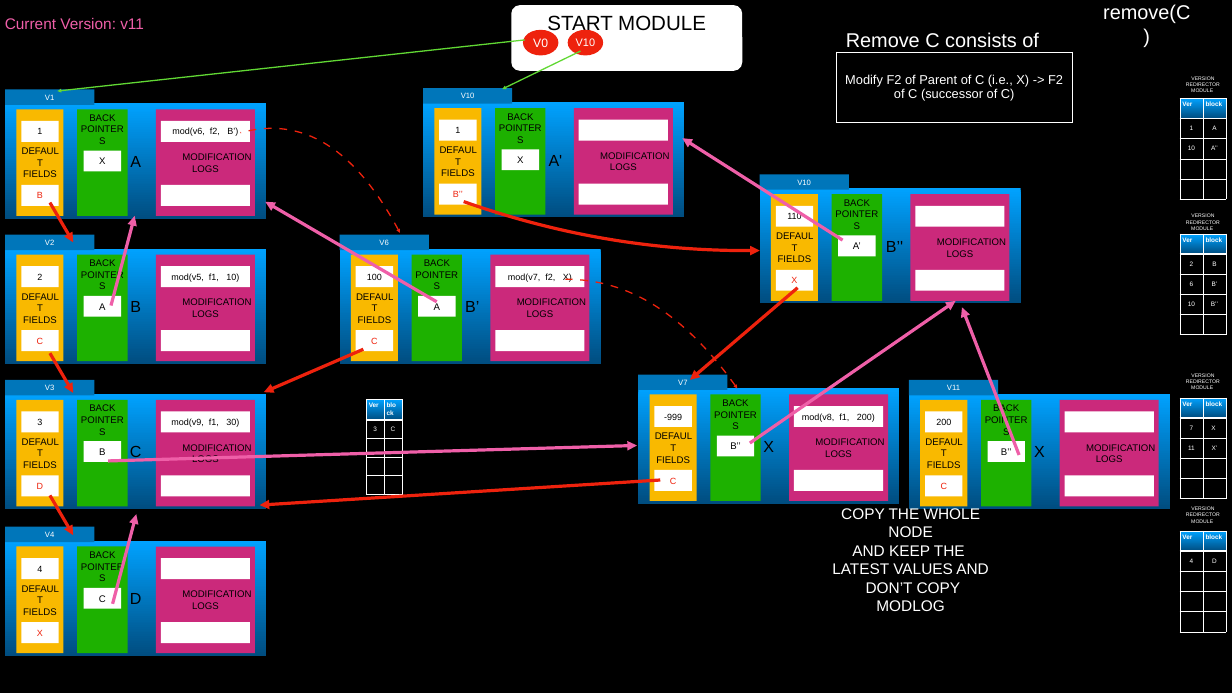
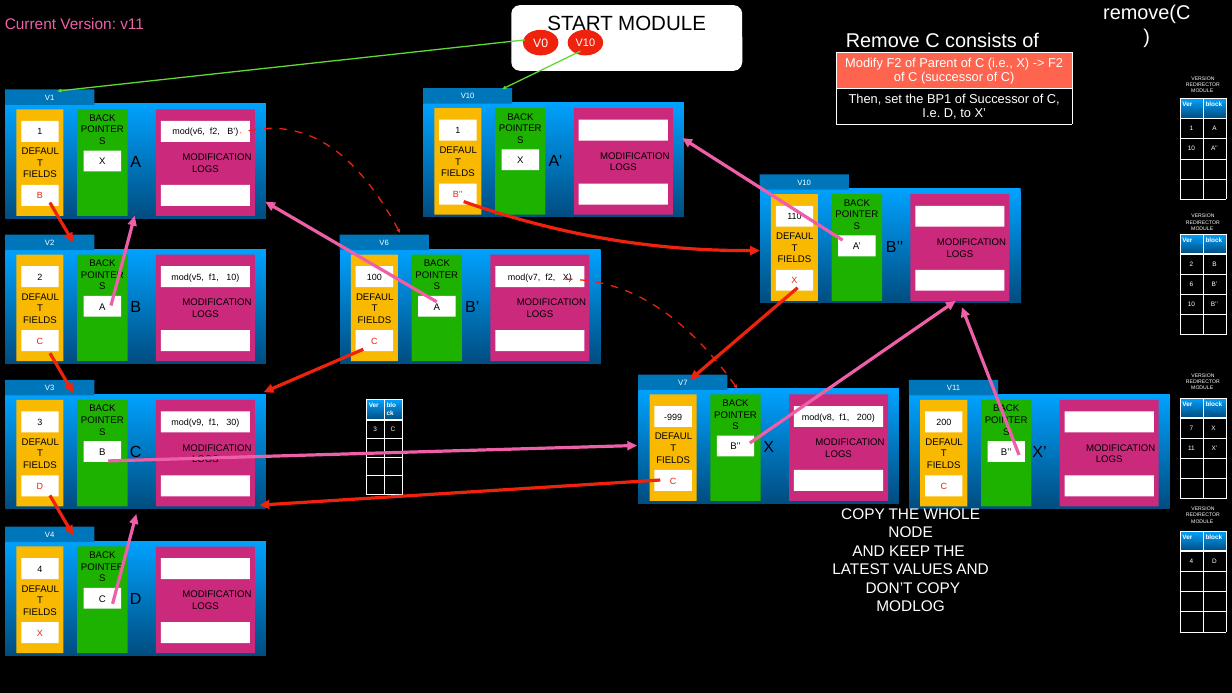
Before and after one commit to SirArthur7/PersistantDataStructure, a slide deck: slide 44 of Debasmit/Partialpersistent_pointerM.pptx. Drawn at 1232x693 pixels with LibreOffice and Linux fonts; fonts in the diff are those of the drawing. Boxes give left, top, right and bottom in pixels: in the first picture for what was removed or moved away, otherwise in the second. Text is boxed around its words. In the diff, an @@ line names an element or a change of style, - is before the commit and + after.

```diff
--- a/Debasmit/Partialpersistent_pointerM.pptx
+++ b/Debasmit/Partialpersistent_pointerM.pptx
@@ table at (837, 52, 1072, 123) @@
+row 2: Then, set the BP1 of Successor of C, I.e. D, to X’
@@ text in rectangle at (1032, 446, 1046, 457): text changed @@
-X
+X’
```
Also in this commit, not shown: 10 other slides changed, 11 other files.
